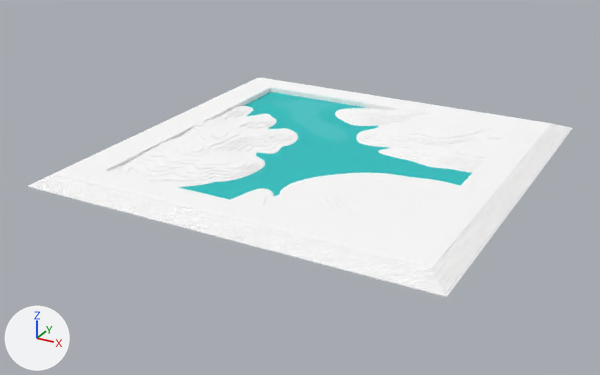
The glTF model models/topo.glb, before and after one commit.
Before and after are seen from a camera (50 mm lens) standing at (66.2, -58.7, 36.4) and looking at (22.4, 21.1, -3.5). Every picture has the same lights, and +X, +Y and +Z are marked at lower left. Objects named as collision shapes, trigger or cutter boxes, shadow casters or lower levels of detail are left out. Where no turn or scale is listed for an object, it has been applied to the vertices.

Objects in the first picture: 'topo', 'water'.
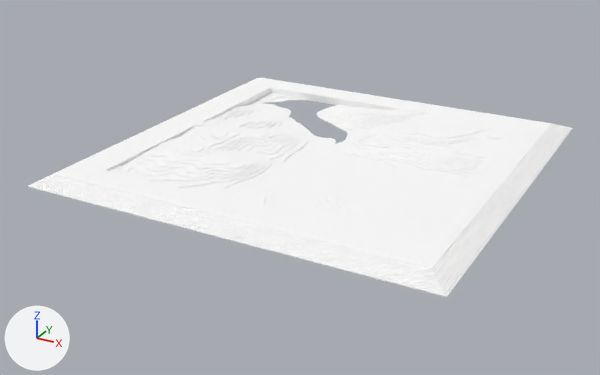
Pixel boxes (x1, y1, x2, y2) of what changed, in the pictures (600 x 375 px):
'water', deleted (cyan)
    before: (179, 92, 472, 200)

What changed in the scene script:
```text
Remove ob_water:
    ob_water = bpy.data.objects.new('water', me_water)
    ob_water.location = (0.0, 0.0, 0.0)
```
